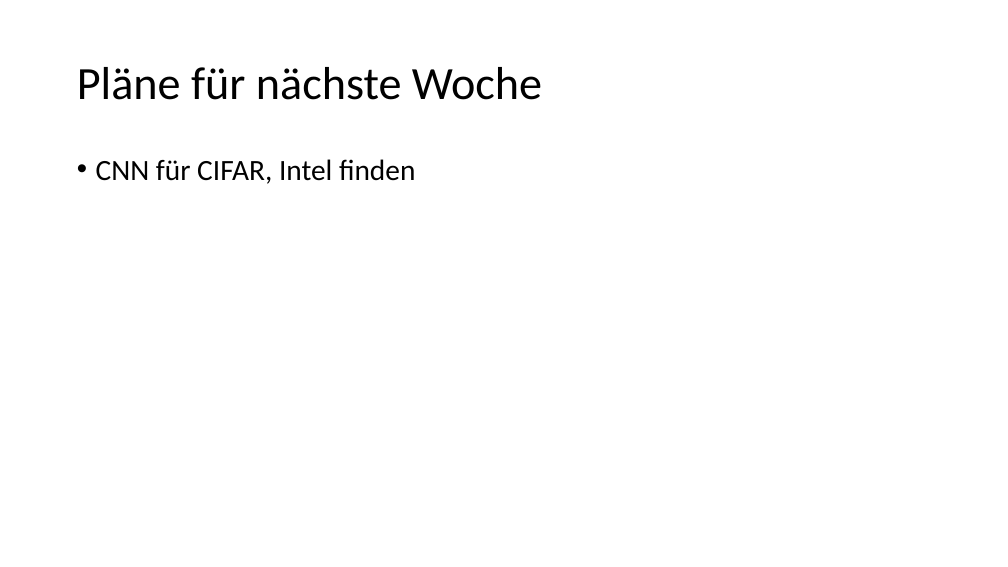
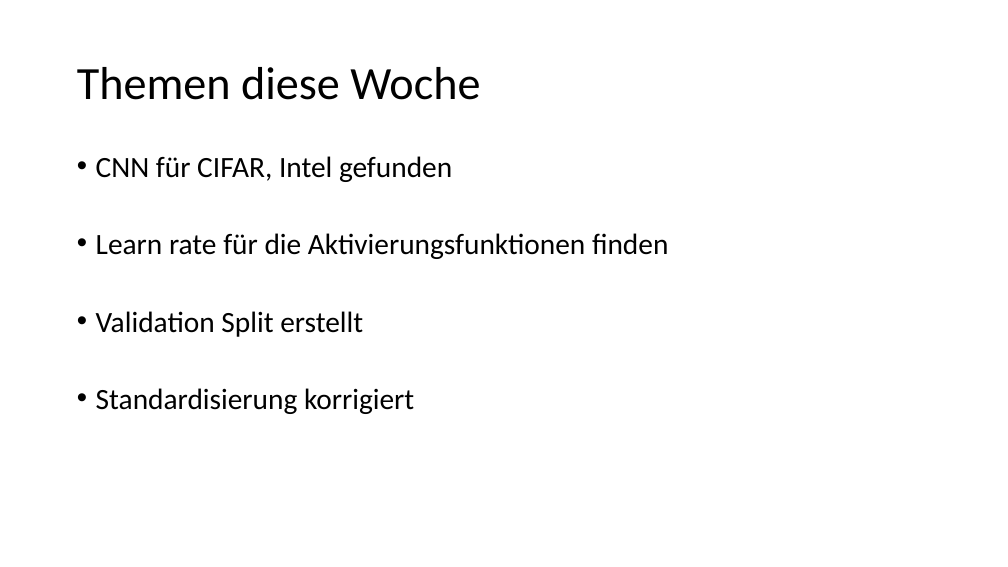
Before and after one commit to resist95/activation-ba, a slide deck: slide 3 of Review der Woche.odp (slide 5 before the commit). Drawn at 1008x567 pixels with LibreOffice and Linux fonts; fonts in the diff are those of the drawing. Boxes give left, top, right and bottom in pixels: in the first picture for what was removed or moved away, otherwise in the second. Text is boxed around its words. In the diff, an @@ line names an element or a change of style, - is before the commit and + after.

```diff
--- a/Review der Woche.odp
+++ b/Review der Woche.odp
@@ title at (77, 67, 480, 100): text changed @@
-Pläne für nächste Woche
+Themen diese Woche
@@ text at (96, 156, 668, 414): text changed @@
-• CNN für CIFAR, Intel finden
+• CNN für CIFAR, Intel gefunden
+• Learn rate für die Aktivierungsfunktionen finden
+• Validation Split erstellt
+• Standardisierung korrigiert
```
Also in this commit, not shown: 1 other slide changed, 5 slides added, 2 slides removed.
